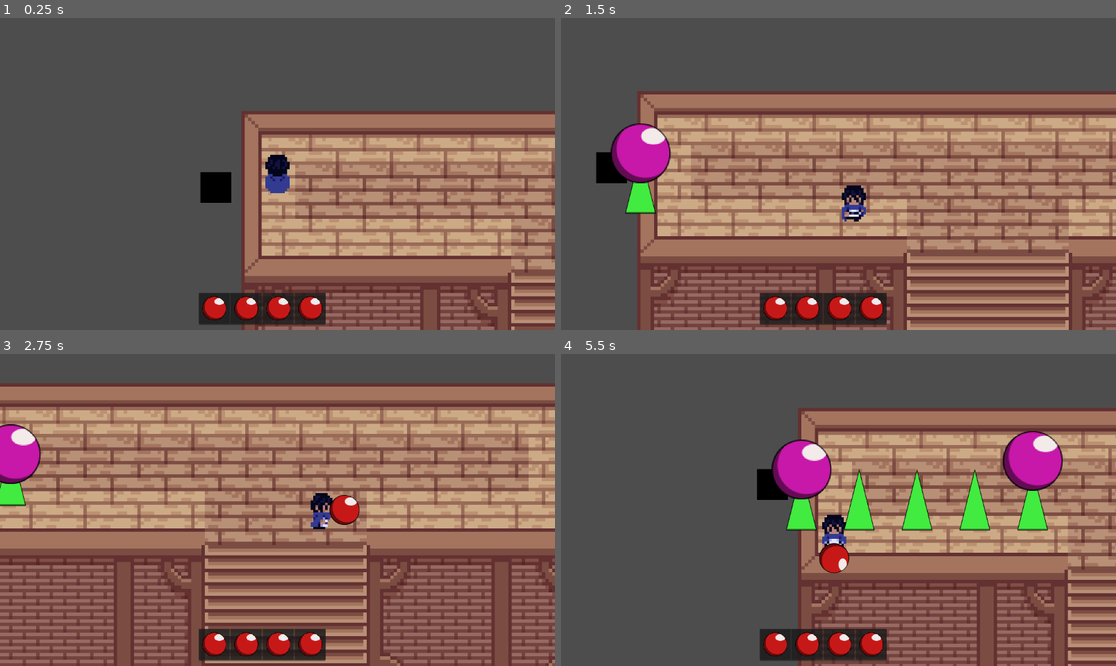
Above: before the commit, frames 1-4 (two rows, left to right).
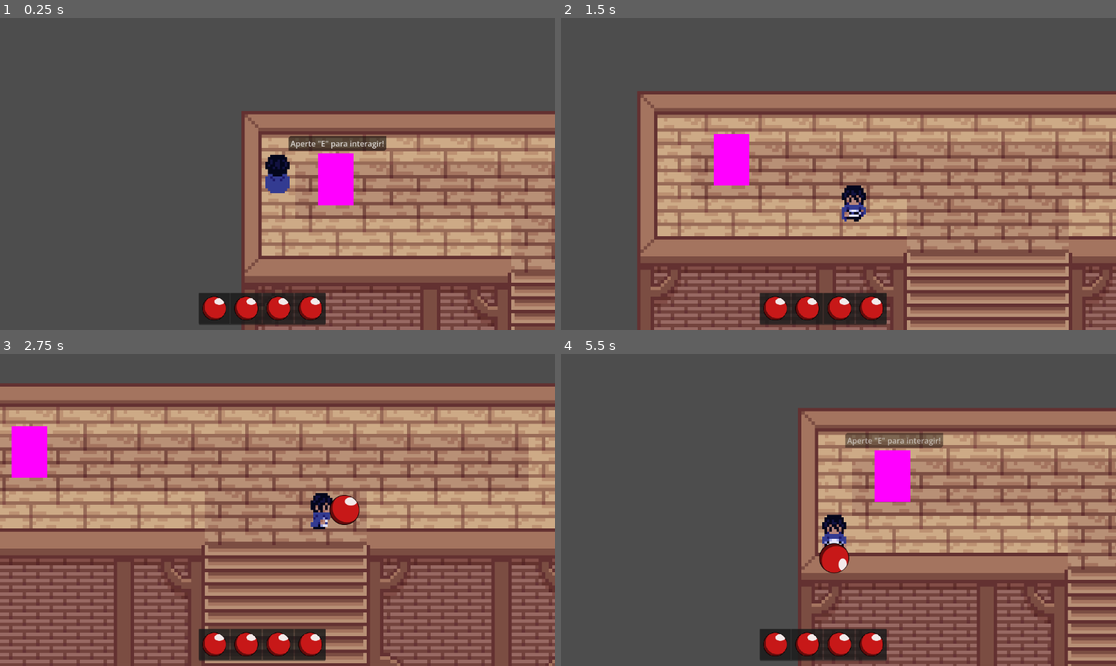
Above: after the commit, the same moments.

Repository: Prakinha/Alquimia
Game: Godot game, scene res://itens/cenajogo.tscn
Two runs of this game, one before a commit and one after it. Both use one fixed random seed, a clock stepped at 60 frames per second and the inputs below. The engine's default icon, where the game draws it, is replaced by a stand-in: a white triangle on a blue panel in a dark square.
Inputs:
- Up to frame 1 (0.25 s): no input
- Up to frame 2 (1.5 s): tap E at 0.5, 0.6, 1.25, 1.35 s; hold Right (ui_right) 0.53-1.28 s; hold Down (ui_down) from 1.28 s (still down)
- Up to frame 3 (2.75 s): release Down (ui_down) at 2.03 s; hold Right (ui_right) from 2.03 s (still down); tap 1 at 2.1 s; tap E at 2.3 s
- Up to frame 4 (5.5 s): release Right (ui_right) at 2.78 s; hold Up (ui_up) 2.78-3.53 s; tap 2 at 2.85 s; tap E at 3.05, 3.8, 4.55, 5, 5.3 s; hold Left (ui_left) 3.53-5.03 s; tap 3 at 3.6 s; tap 4 at 4.35 s; hold Down (ui_down) from 5.03 s (still down); tap F at 5.1 s

The runs differ from the first frame. In frame 1, 2.5% of the frame differs, in the area x 36-70%, y 37-61%; in frame 2, 3.5%; in frame 3, 1.8%; in frame 4, 8.3%, in the area x 35-91%, y 24-57%.

Commit message:
Adicionado menu de maquinas

Diff:
--- a/WWpasta/WWPlayer/player.gd
+++ b/WWpasta/WWPlayer/player.gd
@@ -64,13 +64,23 @@
 		equipar_item(3)
 	elif event.keycode == KEY_F:
 		coletar_items()
+	elif event.keycode == KEY_E :
+		interagir_com_maquina()
 	elif event.keycode == KEY_G:
 		dropar_items()
 	elif event.keycode == KEY_J:
 
 		dialogar()
 
+func interagir_com_maquina() -> void:
+	var todas_as_maquinas = get_tree().get_nodes_in_group("maquina")
 
+	for maquina in todas_as_maquinas:
+		var placa = maquina.get_node("Placa")
+
+		if placa.overlaps_body(self):
+			maquina.SubirOMenu()
+			return
 
 
 func equipar_item(slot_index: int) -> void:
--- a/WWpasta/WWPlayer/player.tscn
+++ b/WWpasta/WWPlayer/player.tscn
@@ -243,10 +243,13 @@
 
 [node name="Player" type="CharacterBody2D" unique_id=800378027]
 collision_layer = 2
+collision_mask = 3
 script = ExtResource("1_onrkg")
 itens_iniciais = Array[ExtResource("2_yaav1")]([ExtResource("3_yaav1"), ExtResource("3_yaav1"), ExtResource("3_yaav1"), ExtResource("3_yaav1")])
 
 [node name="CollisionShape2D" type="CollisionShape2D" parent="." unique_id=1594310992]
+light_mask = 3
+visibility_layer = 3
 position = Vector2(0, 4)
 shape = SubResource("CapsuleShape2D_i3pqv")
 
@@ -259,8 +262,12 @@
 [node name="Hand" type="Marker2D" parent="." unique_id=153346866]
 
 [node name="AreaColeta" type="Area2D" parent="." unique_id=2065261947]
+light_mask = 3
+visibility_layer = 3
 
 [node name="CollisionShape2D" type="CollisionShape2D" parent="AreaColeta" unique_id=1959395536]
+light_mask = 3
+visibility_layer = 3
 shape = SubResource("CircleShape2D_g1dw6")
 
 [node name="AnimationPlayer" type="AnimationPlayer" parent="." unique_id=1526255687]
--- a/WWpasta/WWmiscelaneous/menu_base.gd
+++ b/WWpasta/WWmiscelaneous/menu_base.gd
@@ -1,12 +1,19 @@
 extends CanvasLayer
+
 @onready var NoDeControle: Control = %NoDeControle
 
+
+var posicao_escondida: float = 1000.0
+
 func _ready() -> void:
-	SubirOMenu()
-
+	NoDeControle.position.y = posicao_escondida
 
 func SubirOMenu() -> void:
 	var NewTween: Tween = create_tween()
-	NewTween.set_trans(Tween.TRANS_EXPO)
-	NewTween.set_ease(Tween.EASE_IN_OUT)
-	NewTween.tween_property(NoDeControle,"position:y",0,1.0)
+	NewTween.set_trans(Tween.TRANS_EXPO).set_ease(Tween.EASE_IN_OUT)
+	NewTween.tween_property(NoDeControle, "position:y", 0, 1.0)
+
+func DescerOMenu() -> void:
+	var NewTween: Tween = create_tween()
+	NewTween.set_trans(Tween.TRANS_EXPO).set_ease(Tween.EASE_IN_OUT)
+	NewTween.tween_property(NoDeControle, "position:y", posicao_escondida, 1.0)
--- a/WWpasta/WWmiscelaneous/placa.tscn
+++ b/WWpasta/WWmiscelaneous/placa.tscn
@@ -16,11 +16,13 @@
 corner_detail = 1
 
 [node name="Placa" type="Area2D" unique_id=935575288]
-collision_layer = 0
-collision_mask = 2
+collision_layer = 3
+collision_mask = 3
 script = ExtResource("1_i43bl")
 
 [node name="CollisionShape2D" type="CollisionShape2D" parent="." unique_id=1833763794]
+light_mask = 3
+visibility_layer = 3
 shape = SubResource("CircleShape2D_pt8my")
 
 [node name="Label" type="Label" parent="." unique_id=1779720847]
--- a/itens/cenajogo.tscn
+++ b/itens/cenajogo.tscn
@@ -7,7 +7,7 @@
 [ext_resource type="Resource" uid="uid://bs8cwemaw8xt1" path="res://itens/elementosITEMDATA/AzulITEMDATA.tres" id="5_jpfkd"]
 [ext_resource type="Resource" uid="uid://dckd4sote67p5" path="res://itens/elementosITEMDATA/RosaITEMDATA.tres" id="6_kgfak"]
 [ext_resource type="Resource" uid="uid://dcsu243k7n5qv" path="res://itens/elementosITEMDATA/VermelhoITEMDATA.tres" id="7_fxf81"]
-[ext_resource type="PackedScene" uid="uid://dd4blmhdvnilc" path="res://WWpasta/WWmiscelaneous/placa.tscn" id="8_kgfak"]
+[ext_resource type="PackedScene" uid="uid://diwi530gcdmi5" path="res://maquinas/maquina base.tscn" id="8_kgfak"]
 
 [node name="WwMain" type="Node2D" unique_id=1219875113]
 
@@ -19,8 +19,9 @@
 position = Vector2(72, 2)
 
 [node name="Esteira" parent="." unique_id=912511156 instance=ExtResource("2_536ej")]
+visible = false
 position = Vector2(-88, -2)
 arrayDeItensPossiveis = Array[ExtResource("4_3kam1")]([ExtResource("5_jpfkd"), ExtResource("6_kgfak"), ExtResource("7_fxf81"), null])
 
-[node name="Placa" parent="." unique_id=935575288 instance=ExtResource("8_kgfak")]
-position = Vector2(1116, 21)
+[node name="Node2D" parent="." unique_id=992081681 instance=ExtResource("8_kgfak")]
+position = Vector2(193, 13)
--- a/maquinas/maquina base.tscn
+++ b/maquinas/maquina base.tscn
@@ -1,13 +1,10 @@
 [gd_scene format=3 uid="uid://diwi530gcdmi5"]
 
-[ext_resource type="PackedScene" uid="uid://ti0d1lrc5mie" path="res://maquinas/canvas_layer.tscn" id="1_eo1ab"]
 [ext_resource type="Script" uid="uid://bx2m2v8bi7dot" path="res://maquinas/maquina_base.gd" id="1_vbtd1"]
-[ext_resource type="Texture2D" uid="uid://sunopfec3u4o" path="res://maquinas/assets/Hand-PNG-Images-HD.png" id="3_vbtd1"]
+[ext_resource type="PackedScene" uid="uid://jc63onvrrsms" path="res://WWpasta/WWmiscelaneous/MenuBase.tscn" id="2_vbtd1"]
+[ext_resource type="PackedScene" uid="uid://dd4blmhdvnilc" path="res://WWpasta/WWmiscelaneous/placa.tscn" id="3_taah0"]
 
 [sub_resource type="PlaceholderTexture2D" id="PlaceholderTexture2D_0oxhe"]
-
-[sub_resource type="RectangleShape2D" id="RectangleShape2D_eo1ab"]
-size = Vector2(224, 164)
 
 [node name="Node2D" type="Node2D" unique_id=992081681]
 script = ExtResource("1_vbtd1")
@@ -16,23 +13,8 @@
 scale = Vector2(73.99216, 107.24902)
 texture = SubResource("PlaceholderTexture2D_0oxhe")
 
-[node name="AreaInteracao" type="Area2D" parent="." unique_id=1471205812]
+[node name="MenuBase" parent="." unique_id=2122471675 instance=ExtResource("2_vbtd1")]
 
-[node name="CollisionShape2D" type="CollisionShape2D" parent="AreaInteracao" unique_id=411630738]
-shape = SubResource("RectangleShape2D_eo1ab")
-
-[node name="CanvasLayer" parent="." unique_id=293933923 instance=ExtResource("1_eo1ab")]
-visible = false
-script = null
-
-[node name="Sprite2D2" type="Sprite2D" parent="CanvasLayer" unique_id=2109672041]
-position = Vector2(1068, 436)
-scale = Vector2(0.2810682, 0.34745762)
-texture = ExtResource("3_vbtd1")
-
-[node name="AvisoE" type="Label" parent="." unique_id=250360307]
-offset_right = 40.0
-offset_bottom = 23.0
-text = "APERTE E PARA INTERAGIR"
-
-[node name="MenuDaMaquina" type="CanvasLayer" parent="." unique_id=12376411]
+[node name="Placa" parent="." unique_id=935575288 instance=ExtResource("3_taah0")]
+position = Vector2(3, 6)
+collision_layer = 2
--- a/maquinas/maquina_base.gd
+++ b/maquinas/maquina_base.gd
@@ -1,59 +1,24 @@
 extends Node2D
 
-@onready var aviso_e: Label = $AvisoE # Ou Sprite2D se for uma imagem
-@onready var menu_da_maquina: CanvasLayer = $MenuDaMaquina # Seu menu
-@onready var area_interacao: Area2D = $AreaInteracao
+@onready var menu_base: CanvasLayer = $MenuBase
+@onready var placa: Area2D = $Placa
 
-var jogador_perto: bool = false
 var menu_aberto: bool = false
 
 func _ready() -> void:
-	aviso_e.visible = false
-	menu_da_maquina.visible = false
+	add_to_group("maquina")
 
-	# Conecta os sinais da Area2D via código (assim você não esquece de fazer no Inspector)
-	area_interacao.body_entered.connect(_on_area_body_entered)
-	area_interacao.body_exited.connect(_on_area_body_exited)
 
-func _on_area_body_entered(body: Node2D) -> void:
-	# Verifica se quem entrou foi o jogador (usando a class_name do seu código anterior)
-	if body is PlayerCharacter:
-		jogador_perto = true
-		if not menu_aberto:
-			aviso_e.visible = true # Mostra o aviso para apertar E
+func SubirOMenu() -> void:
+	if menu_aberto:
+		menu_base.DescerOMenu()
+		menu_aberto = false
 
-func _on_area_body_exited(body: Node2D) -> void:
-	if body is PlayerCharacter:
-		jogador_perto = false
-		aviso_e.visible = false
+		if placa.has_method("fade_texto"):
+			placa.fade_texto(1.0)
+	else:
+		menu_base.SubirOMenu()
+		menu_aberto = true
 
-		# Opcional: fecha o menu automaticamente se o jogador sair andando
-		if menu_aberto:
-			fechar_menu()
-
-func _unhandled_key_input(event: InputEvent) -> void:
-	# Se apertou E e o jogador está na área
-	if event.is_pressed() and event.keycode == KEY_E and jogador_perto:
-
-		if menu_aberto:
-			fechar_menu()
-		else:
-			abrir_menu()
-
-func abrir_menu() -> void:
-	menu_aberto = true
-	aviso_e.visible = false # Esconde o "E" para não poluir a tela
-	menu_da_maquina.visible = true
-
-	# Opcional: Se quiser travar o movimento do jogador enquanto o menu está aberto
-	# var player = get_tree().get_first_node_in_group("player")
-	# player.set_active(false)
-
-func fechar_menu() -> void:
-	menu_aberto = false
-	menu_da_maquina.visible = false
-	aviso_e.visible = true # Mostra o "E" de novo já que ele ainda tá perto
-
-	# Opcional: Se quiser destravar o movimento do jogador
-	# var player = get_tree().get_first_node_in_group("player")
-	# player.set_active(true)
+		if placa.has_method("fade_texto"):
+			placa.fade_texto(0.0)
Not shown: 1 places in WWpasta/WWmiscelaneous/placa.tscn that only renumber resources
